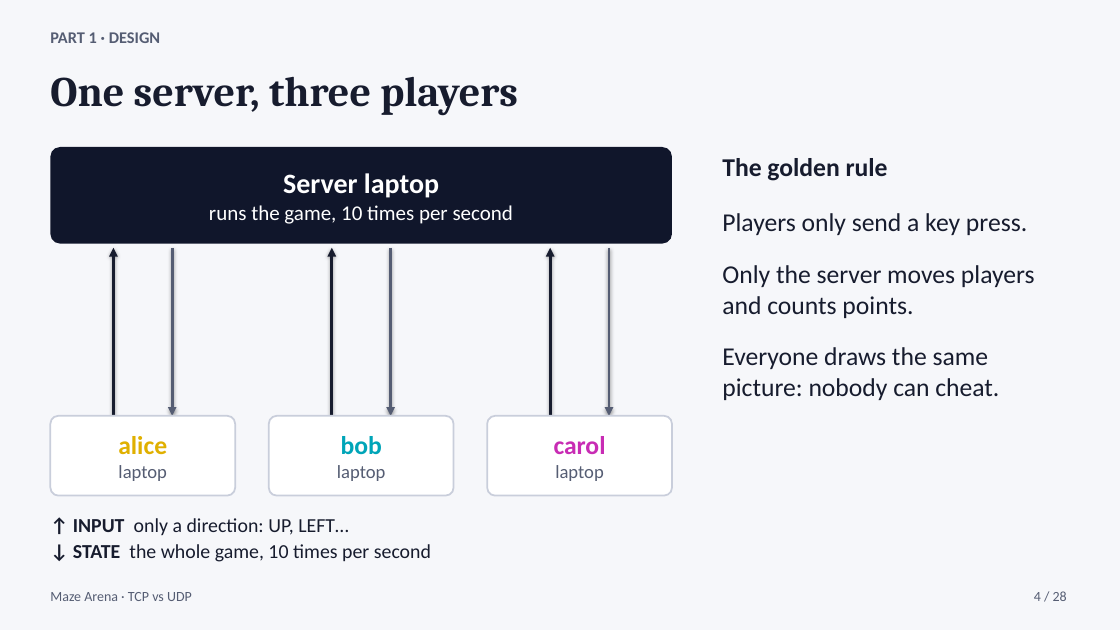
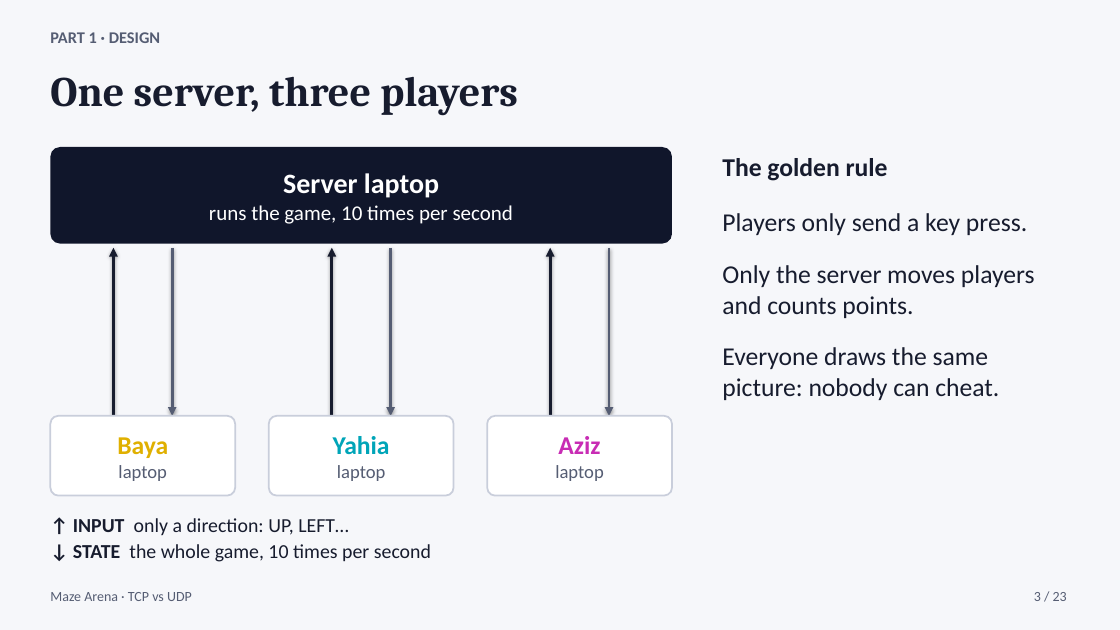
Before and after one commit to bayaCh05/maze-arena, a slide deck: slide 3 of slides/maze_arena_tcp_vs_udp.pptx (slide 4 before the commit). Drawn at 1120x630 pixels with LibreOffice and Linux fonts; fonts in the diff are those of the drawing. Boxes give left, top, right and bottom in pixels: in the first picture for what was removed or moved away, otherwise in the second. Text is boxed around its words. In the diff, an @@ line names an element or a change of style, - is before the commit and + after.

```diff
--- a/slides/maze_arena_tcp_vs_udp.pptx
+++ b/slides/maze_arena_tcp_vs_udp.pptx
@@ text in rounded rectangle at (117, 437, 168, 458): text changed @@
-alice
+Baya
@@ text in rounded rectangle at (333, 436, 390, 454): text changed @@
-bob
+Yahia
@@ text in rounded rectangle at (558, 436, 600, 454): text changed @@
-carol
+Aziz
@@ text at (1034, 592, 1067, 601): text changed @@
-4 / 28
+3 / 23
```
Also in this commit, not shown: 19 other slides changed, 3 slides added, 8 slides removed, 9 other files.
